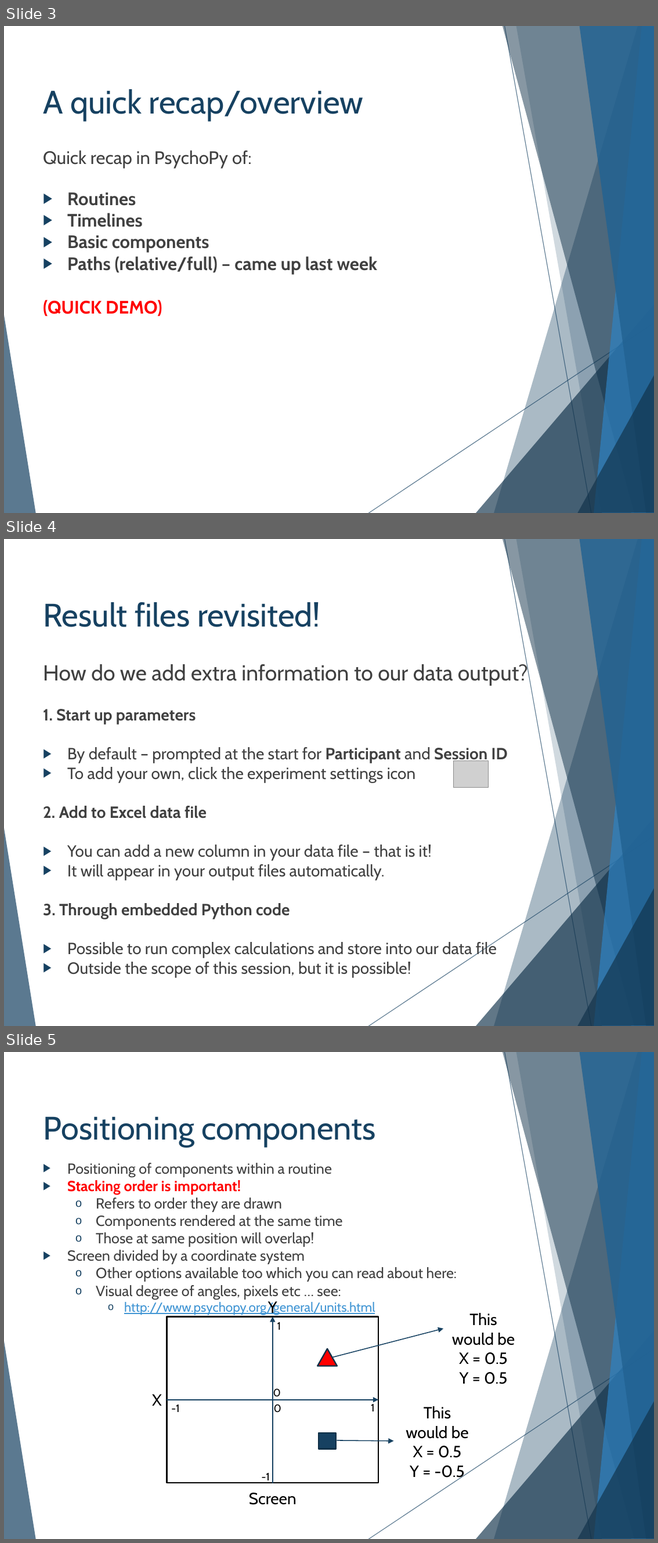
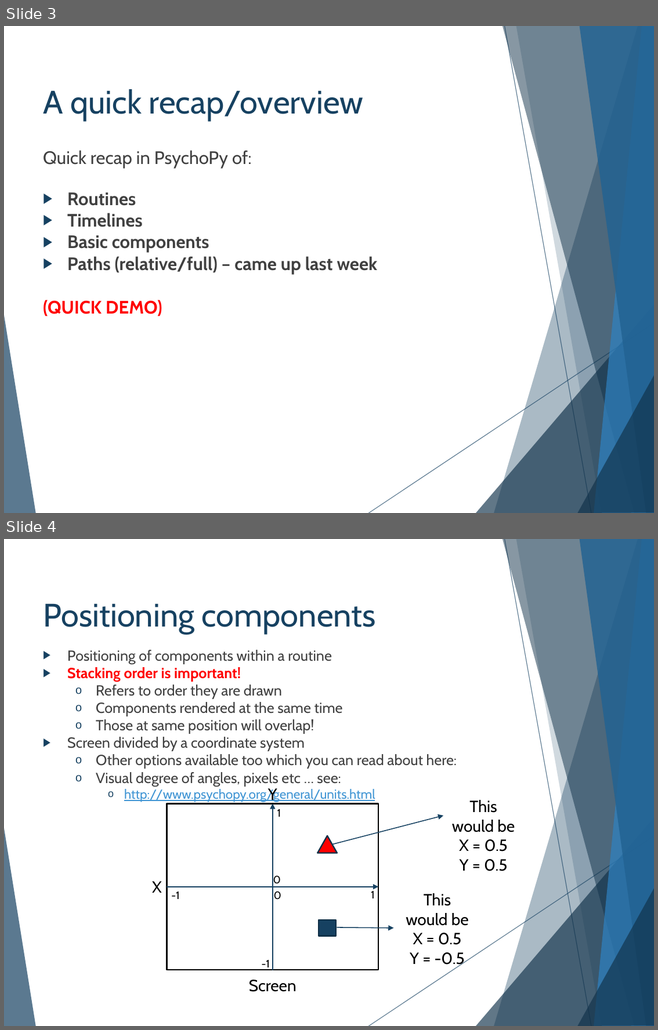
Before and after one commit to hlmpsy/psychopy_training, a slide deck: PsychoPy-Part2/PsychoPy-part2.pptx. Shown one above the other, each under a label of ours: slides 3, 4 and 5 before the commit, slides 3 and 4 after it. The pictures are 658x1543 and 658x1030 pixels, drawn with LibreOffice and Linux fonts; fonts in the diff are those of the drawing; grey boxes stand for pictures. Boxes give left, top, right and bottom in pixels: in the first picture for what was removed or moved away, otherwise in the second. Text is boxed around its words. In the diff, an @@ line names an element or a change of style, - is before the commit and + after.

```diff
--- a/PsychoPy-Part2/PsychoPy-part2.pptx
+++ b/PsychoPy-Part2/PsychoPy-part2.pptx
@@ slide 4 removed at (4,539,654,1026), background #FFFFFF; not listed: 10 template elements that a slide beside it also shows @@
@@ title removed at (43,602,320,627) @@
-Result files revisited!
@@ text removed at (43,663,528,977) @@
-How do we add extra information to our data output?
-1. Start up parameters
-▶ By default – prompted at the start for Participant and Session ID
-▶ To add your own, click the experiment settings icon
-2. Add to Excel data file
-▶ You can add a new column in your data file – that is it!
-▶ It will appear in your output files automatically.
-3. Through embedded Python code
-▶ Possible to run complex calculations and store into our data file
-▶ Outside the scope of this session, but it is possible!
@@ picture removed at (453,761,488,788) @@
@@ what was slide 5 is now slide 4 @@
```
Also in this commit, not shown: 18 other files.
